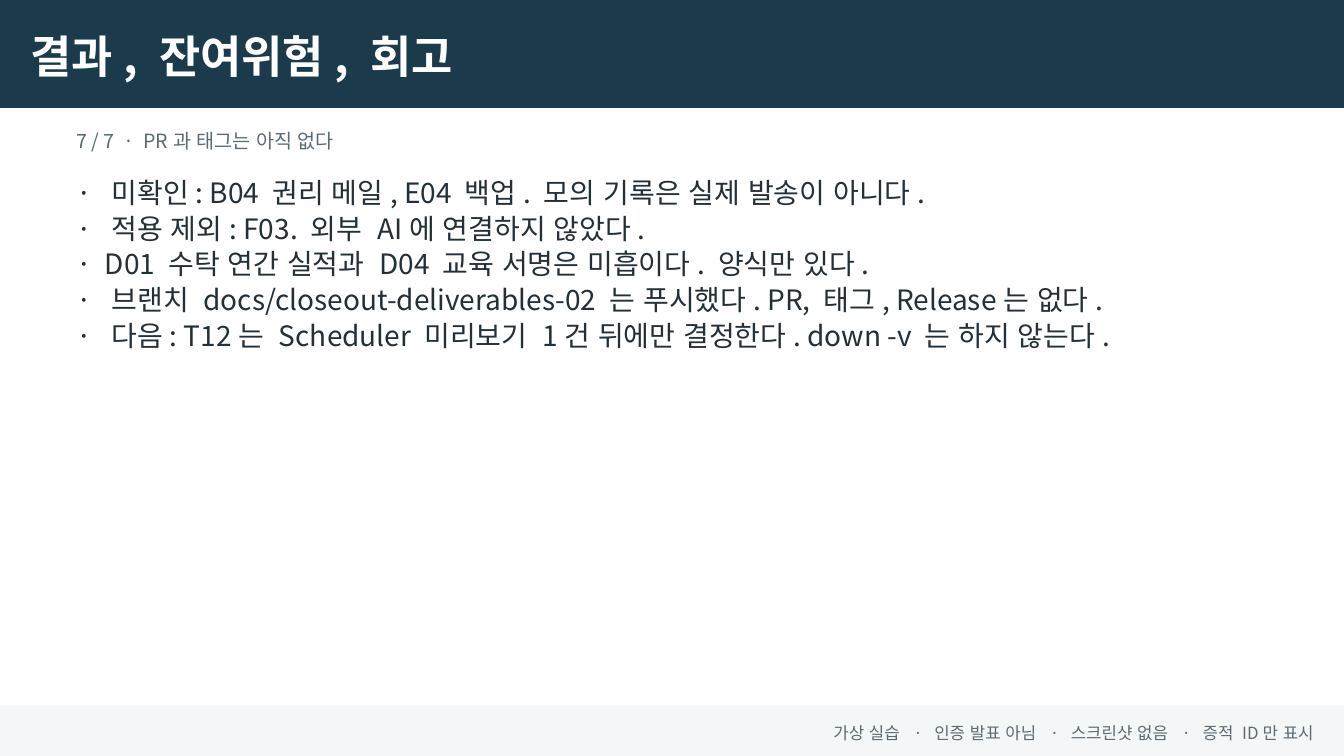
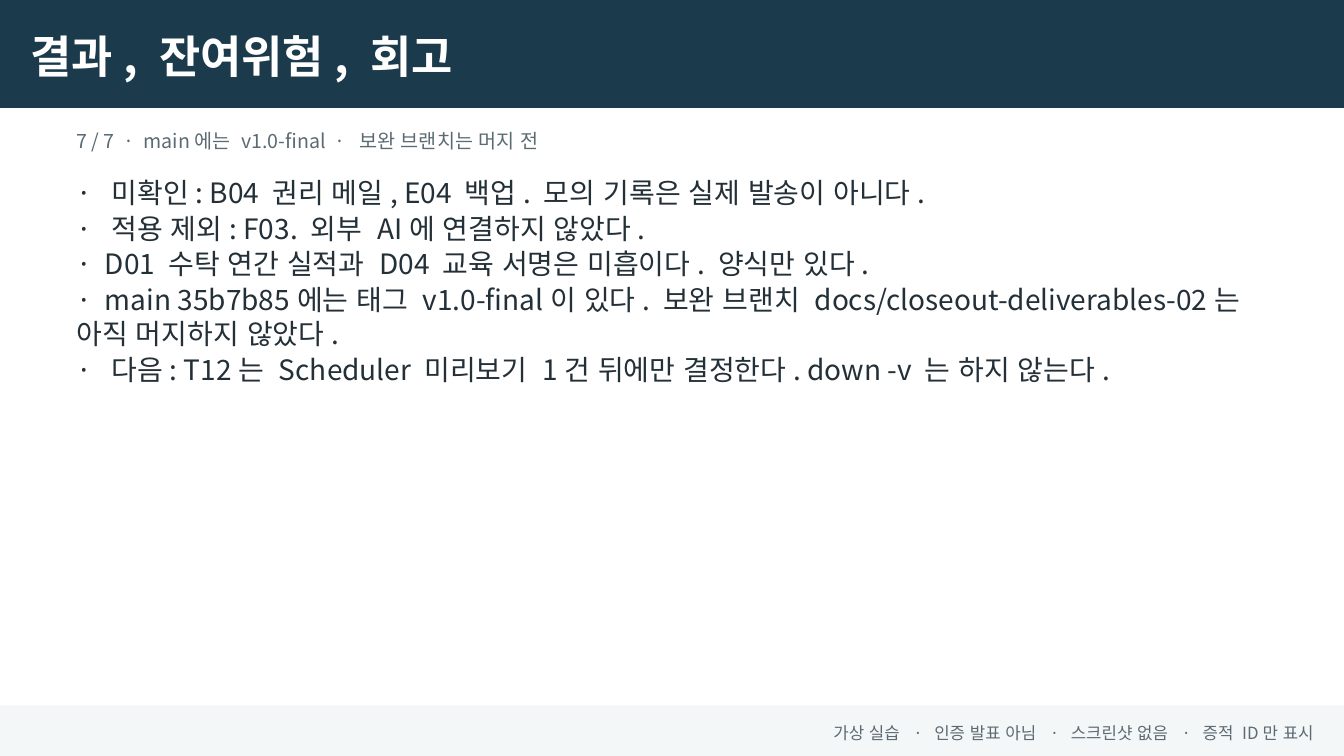
Before and after one commit to jxxnk/JY-Group-Privacy-Audit, a slide deck: slide 7 of reports/JY-Briefing.pptx. Drawn at 1344x756 pixels with LibreOffice and Linux fonts; fonts in the diff are those of the drawing. Boxes give left, top, right and bottom in pixels: in the first picture for what was removed or moved away, otherwise in the second. Text is boxed around its words. In the diff, an @@ line names an element or a change of style, - is before the commit and + after.

Commit message:
상태 문서와 발표 7장에 현재 브랜치를 반영

```diff
--- a/reports/JY-Briefing.pptx
+++ b/reports/JY-Briefing.pptx
@@ text at (77,132,538,150): text changed @@
-7 / 7 · PR과 태그는 아직 없다
+7 / 7 · main에는 v1.0-final · 보완 브랜치는 머지 전
@@ text at (77,287,1208,347): text changed @@
-· 브랜치 docs/closeout-deliverables-02 는 푸시했다. PR, 태그, Release는 없다.
+· main 35b7b85에는 태그 v1.0-final이 있다. 보완 브랜치 docs/closeout-deliverables-02는 아직 머지하지 않았다.
```
Also in this commit, not shown: 8 other files.
